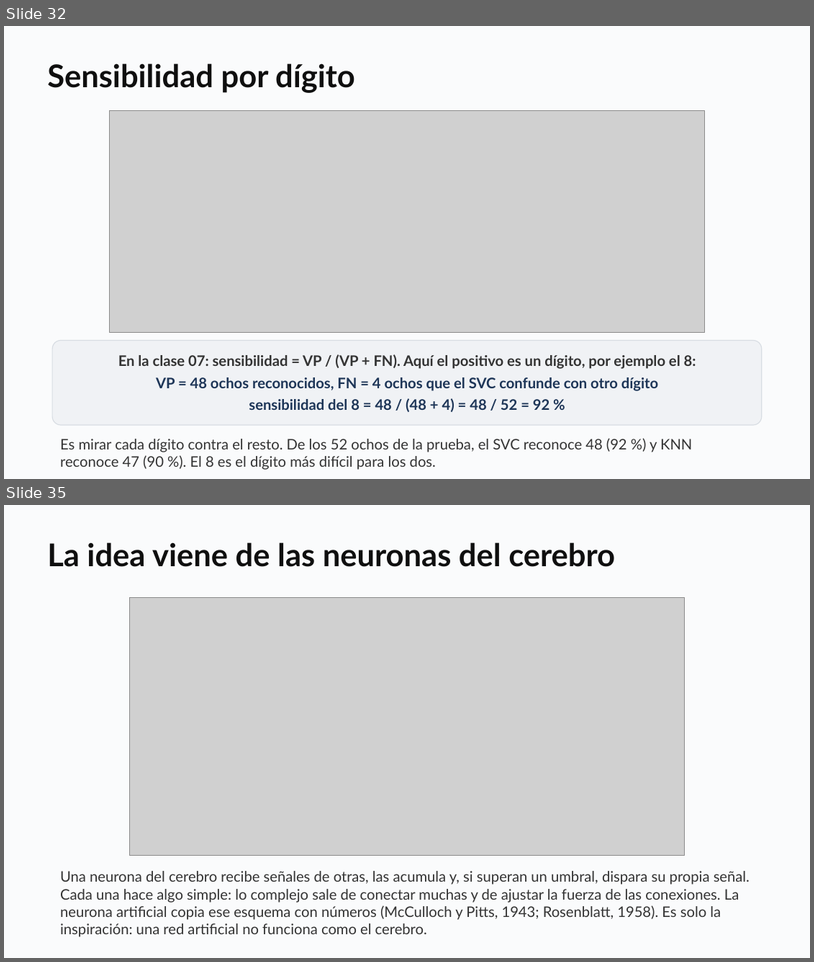
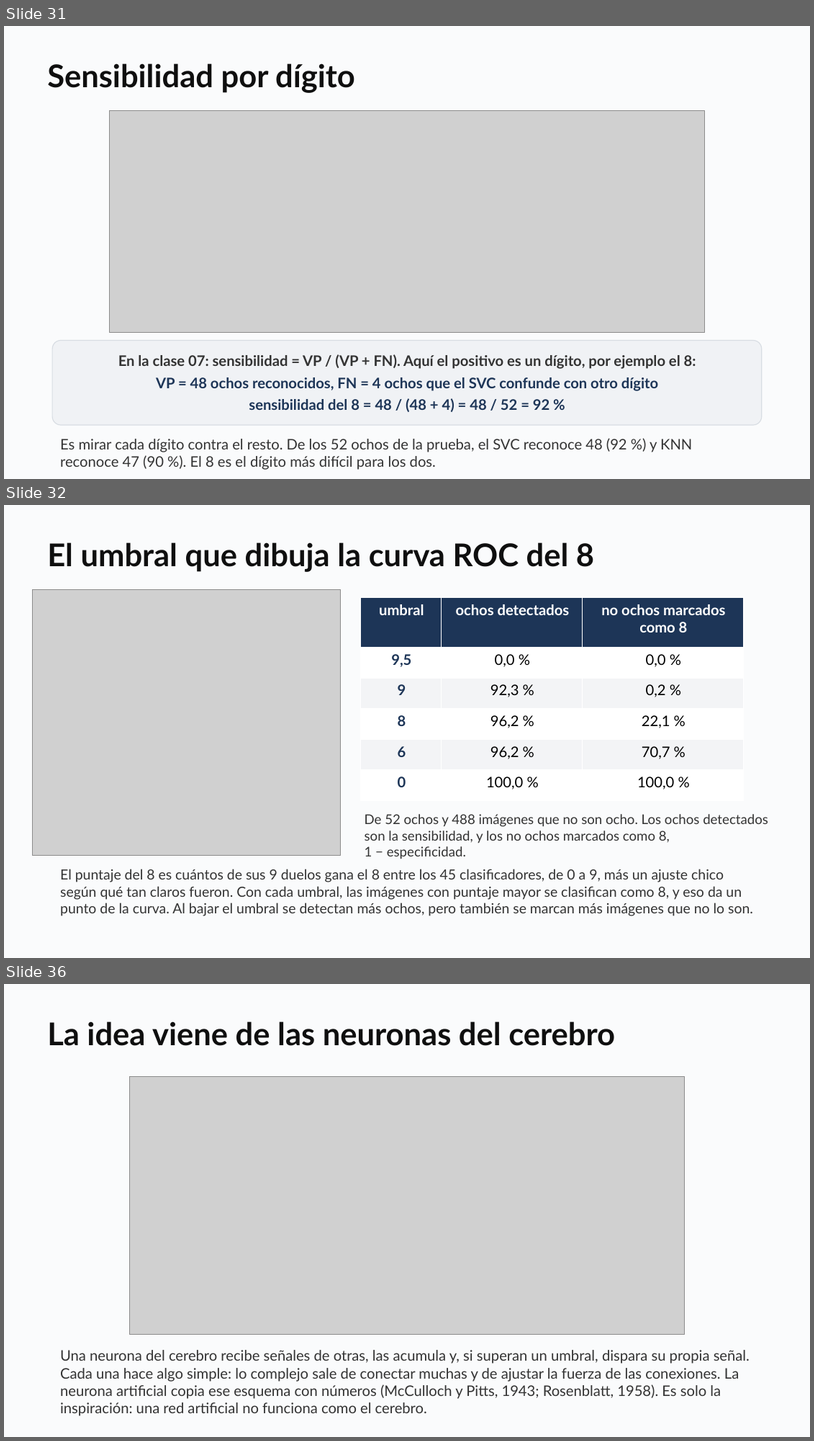
Before and after one commit to daniopitz/cienciadatos, a slide deck: presentaciones/clase11_knn_svc_redes.pptx. Shown one above the other, each under a label of ours: slides 32 and 35 before the commit, slides 31, 32 and 36 after it; the slides between them are not shown. The pictures are 814x962 and 814x1441 pixels, drawn with LibreOffice and Linux fonts; fonts in the diff are those of the drawing; grey boxes stand for pictures. Boxes give left, top, right and bottom in pixels: in the first picture for what was removed or moved away, otherwise in the second. Text is boxed around its words. In the diff, an @@ line names an element or a change of style, - is before the commit and + after.

```diff
--- a/presentaciones/clase11_knn_svc_redes.pptx
+++ b/presentaciones/clase11_knn_svc_redes.pptx
@@ slide 32 added at (x1=4, y1=505, x2=810, y2=958), background #FFFFFF @@
@@ rectangle added at (x1=4, y1=505, x2=810, y2=958), fill #FAFBFC @@
@@ text added at (x1=47, y1=542, x2=594, y2=572), 28 pt, text #0F0F0F, bold @@
+El umbral que dibuja la curva ROC del 8
@@ picture added at (x1=32, y1=590, x2=340, y2=856) @@
@@ table added at (x1=360, y1=598, x2=743, y2=801), 6 rows, 3 columns @@
+umbral | ochos detectados | no ochos marcados como 8
+9,5 | 0,0 % | 0,0 %
+9 | 92,3 % | 0,2 %
+8 | 96,2 % | 22,1 %
+6 | 96,2 % | 70,7 %
+0 | 100,0 % | 100,0 %
@@ text added at (x1=365, y1=814, x2=769, y2=859), 12 pt, text #333333 @@
+De 52 ochos y 488 imágenes que no son ocho. Los ochos detectados son la sensibilidad, y los no ochos marcados como 8, 1 − especificidad.
@@ text added at (x1=60, y1=869, x2=754, y2=916), 12.5 pt, text #333333 @@
+El puntaje del 8 es cuántos de sus 9 duelos gana el 8 entre los 45 clasificadores, de 0 a 9, más un ajuste chico según qué tan claros fueron. Con cada umbral, las imágenes con puntaje mayor se clasifican como 8, y eso da un punto de la curva. Al bajar el umbral se detectan más ochos, pero también se marcan más imágenes que no lo son.
@@ what was slide 32 is now slide 31 @@
@@ what was slide 35 is now slide 36 @@
```
Also in this commit, not shown: 4 slides changed, 1 other file.
